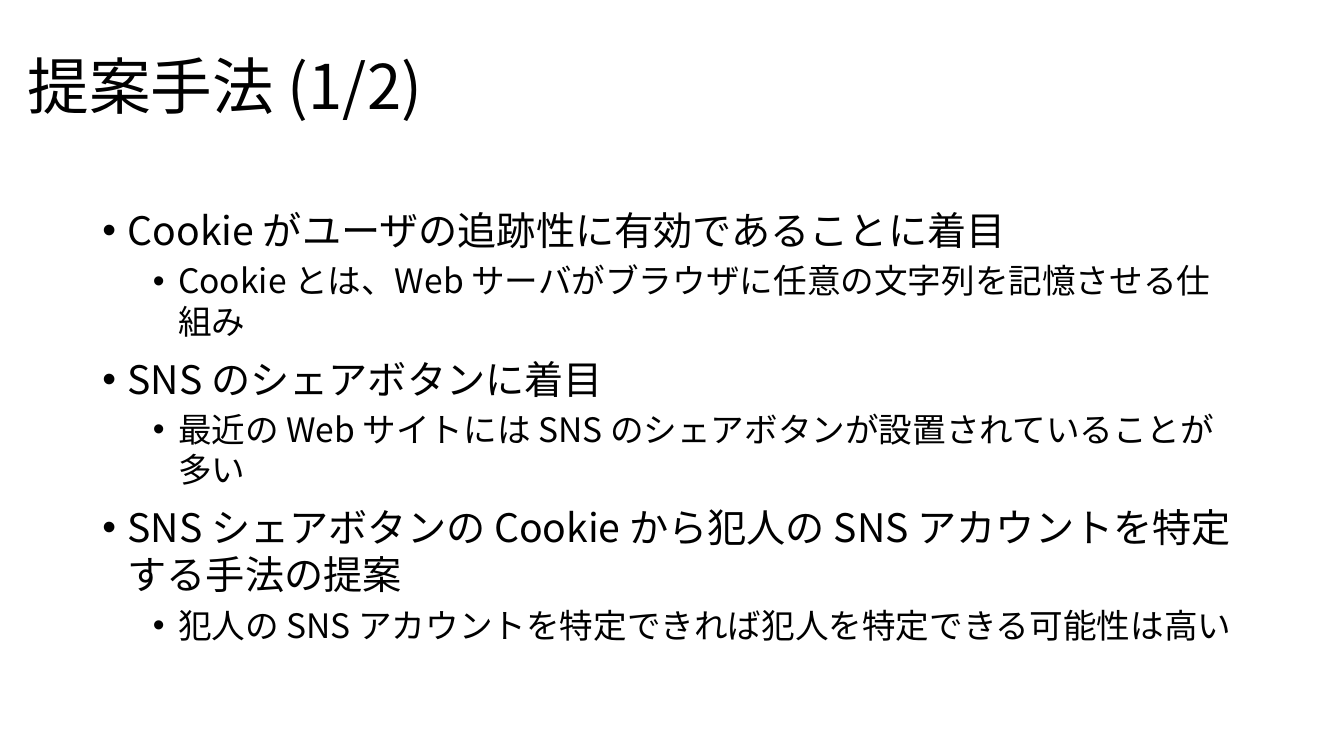
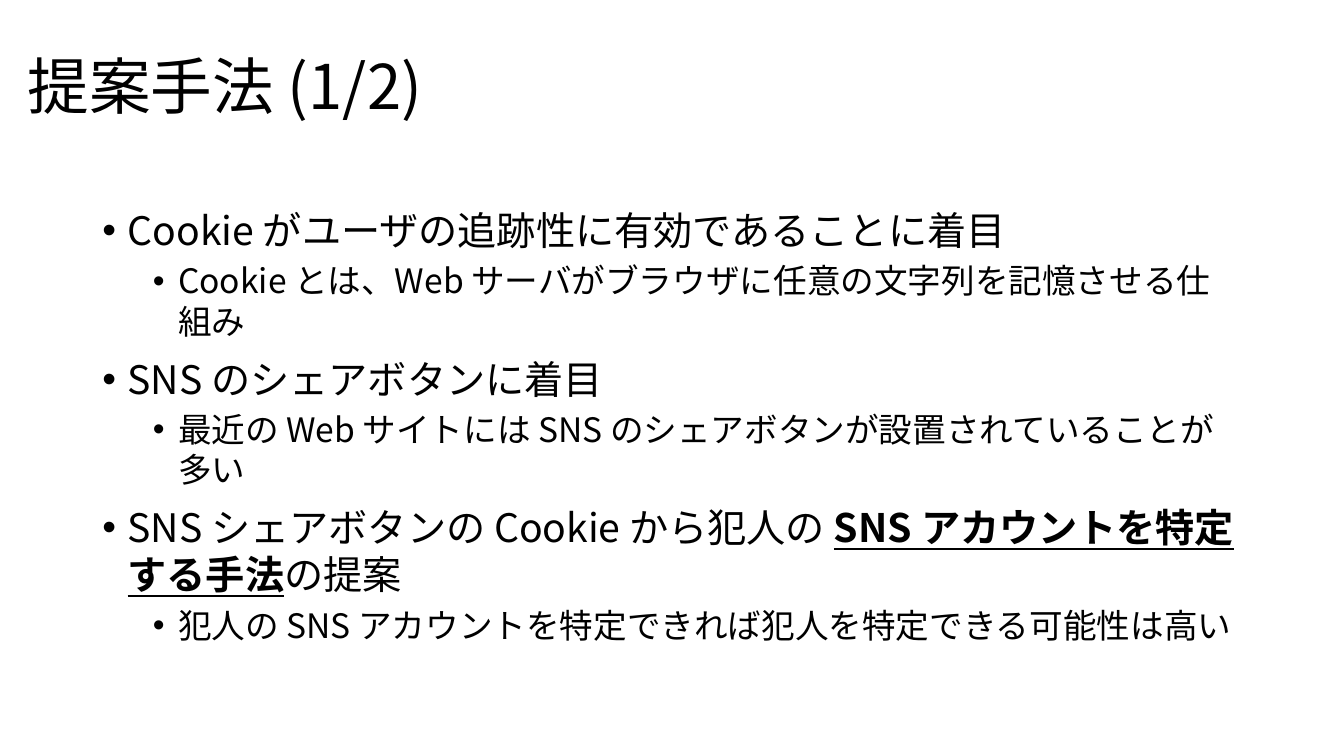
Before and after one commit to noraworld/graduation-thesis, a slide deck: slide 4 of presentation_slides.pptx. Drawn at 1344x756 pixels with LibreOffice and Linux fonts; fonts in the diff are those of the drawing. Boxes give left, top, right and bottom in pixels: in the first picture for what was removed or moved away, otherwise in the second. Text is boxed around its words. In the diff, an @@ line names an element or a change of style, - is before the commit and + after.

```diff
--- a/presentation_slides.pptx
+++ b/presentation_slides.pptx
@@ text at (128, 508, 1234, 597): bold on, underline on in "SNS アカウントを特定する手法の提案" @@
```
Also in this commit, not shown: 6 other slides changed.
